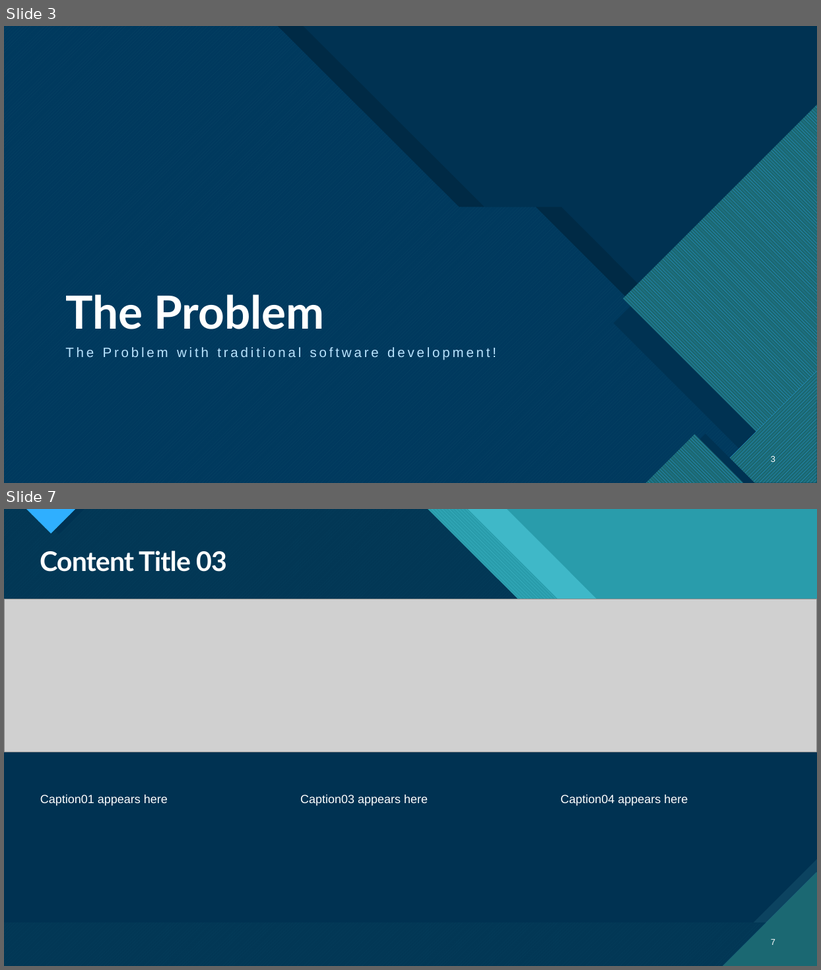
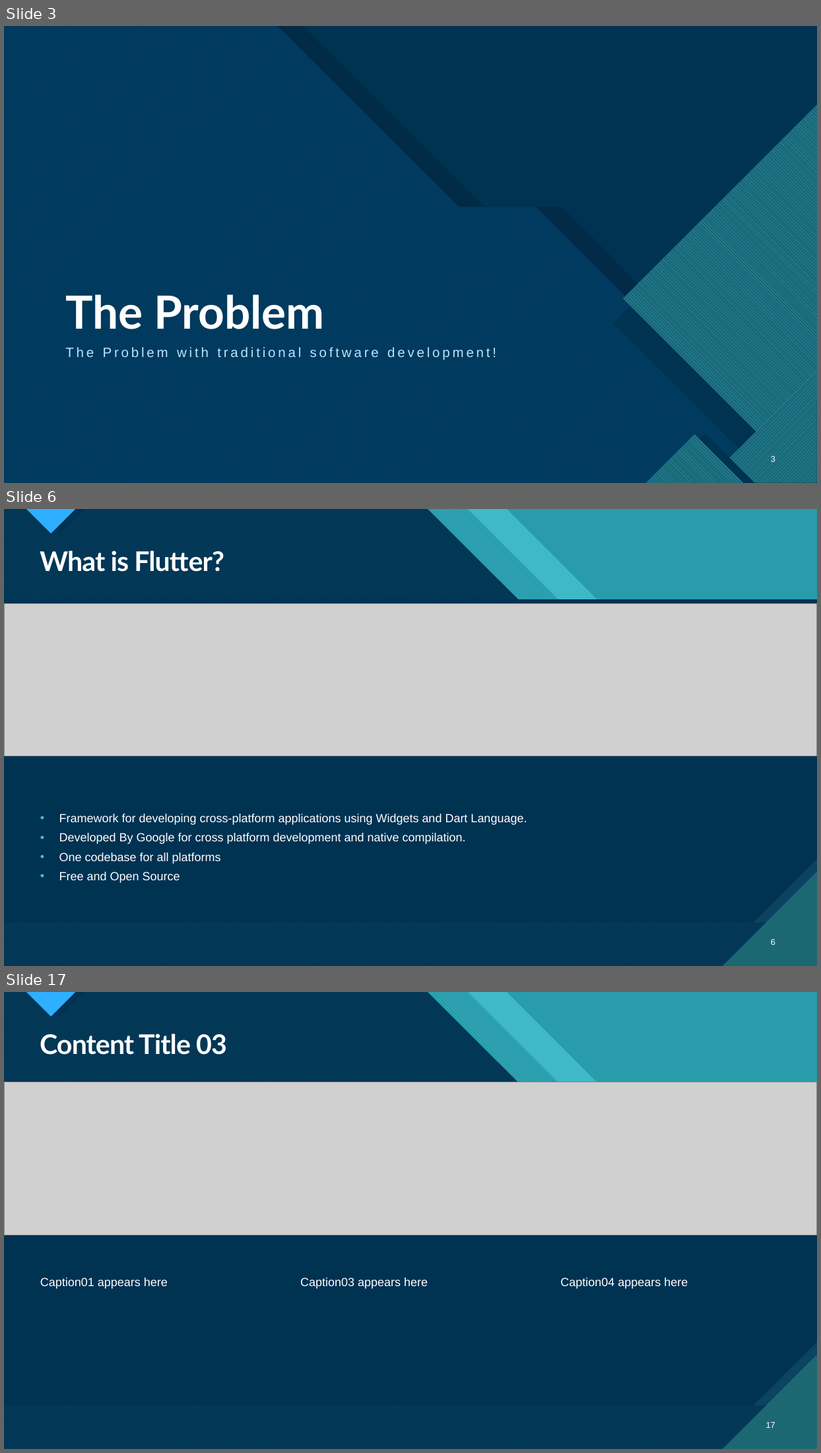
Before and after one commit to PratyayDhond/IT-3rd-year-notes, a slide deck: Seminar/Native Application Development Using Flutter.pptx. Shown one above the other, each under a label of ours: slides 3 and 7 before the commit, slides 3, 6 and 17 after it; the slides between them are not shown. The pictures are 821x970 and 821x1453 pixels, drawn with LibreOffice and Linux fonts; fonts in the diff are those of the drawing; grey boxes stand for pictures. Boxes give left, top, right and bottom in pixels: in the first picture for what was removed or moved away, otherwise in the second. Text is boxed around its words. In the diff, an @@ line names an element or a change of style, - is before the commit and + after.

```diff
--- a/Seminar/Native Application Development Using Flutter.pptx
+++ b/Seminar/Native Application Development Using Flutter.pptx
@@ slide 6 added at (4, 509, 817, 966), background #47C3D3; not listed: 18 template elements that a slide beside it also shows @@
@@ title added at (40, 551, 224, 572), 32 pt, text #FFFFFF, bold @@
+What is Flutter?
@@ picture added at (4, 603, 817, 756) @@
@@ text added at (59, 814, 527, 883), 14 pt, text #FFFFFF @@
+• Framework for developing cross-platform applications using Widgets and Dart Language.
+• Developed By Google for cross platform development and native compilation.
+• One codebase for all platforms
+• Free and Open Source
@@ page number added at (771, 939, 776, 945), 10 pt, text #FFFFFF @@
+6
@@ what was slide 7 is now slide 17 @@
@@ page number at (766, 1422, 776, 1428): text changed @@
-7
+17
```
Also in this commit, not shown: 1 slide changed, 11 other slides added, 2 slides removed.
